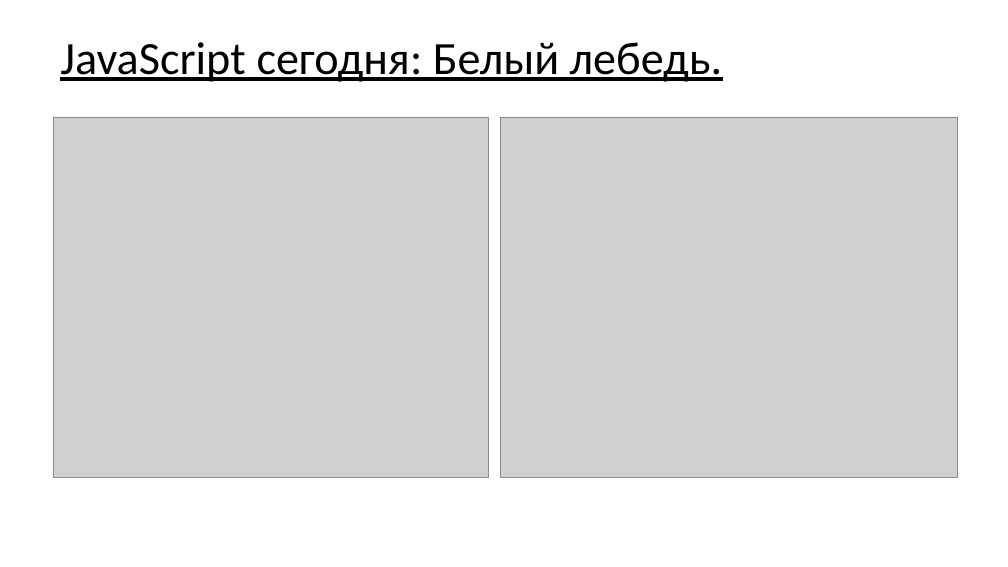
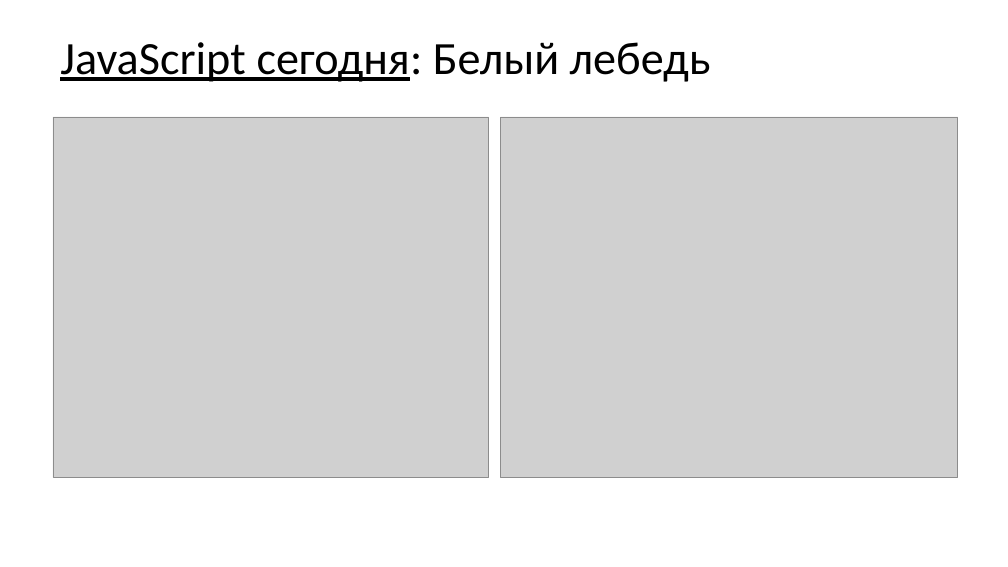
Before and after one commit to asbeseda/graphql-demo, a slide deck: slide 22 of graphql-spring-node.pptx (slide 15 before the commit). Drawn at 1008x567 pixels with LibreOffice and Linux fonts; fonts in the diff are those of the drawing; grey boxes stand for pictures. Boxes give left, top, right and bottom in pixels: in the first picture for what was removed or moved away, otherwise in the second. Text is boxed around its words. In the diff, an @@ line names an element or a change of style, - is before the commit and + after.

```diff
--- a/graphql-spring-node.pptx
+++ b/graphql-spring-node.pptx
@@ title at <box>60,42,711,82</box>: text changed @@
-JavaScript сегодня: Белый лебедь.
+JavaScript сегодня: Белый лебедь
```
Also in this commit, not shown: 5 other slides changed, 9 slides added, 27 other files.
